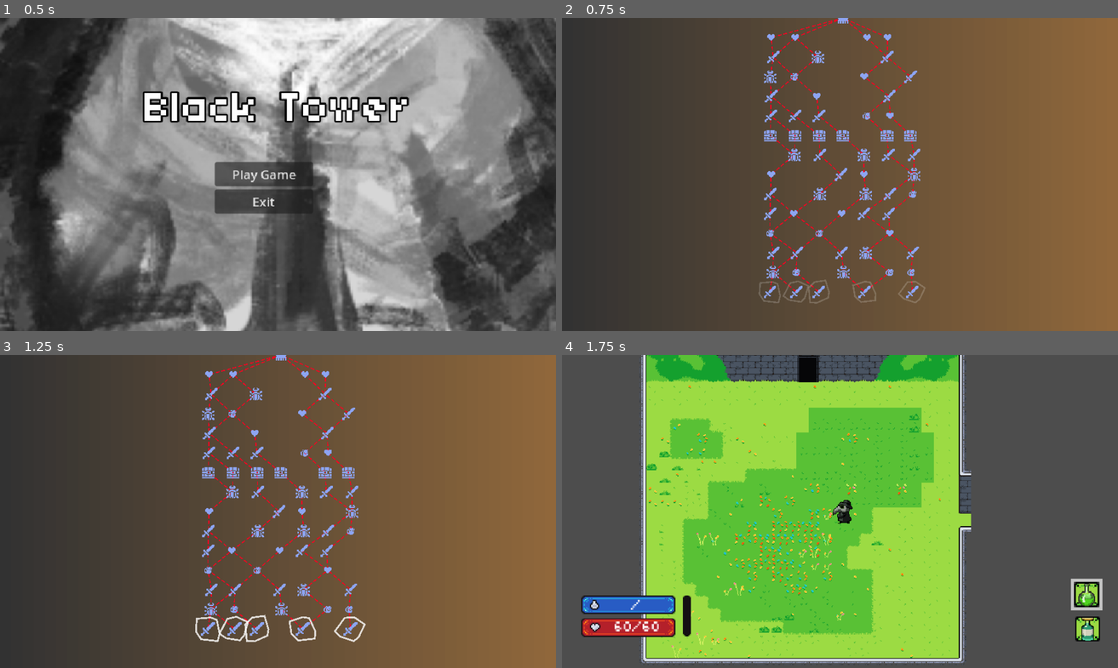
Above: before the commit, frames 1-4 (two rows, left to right).
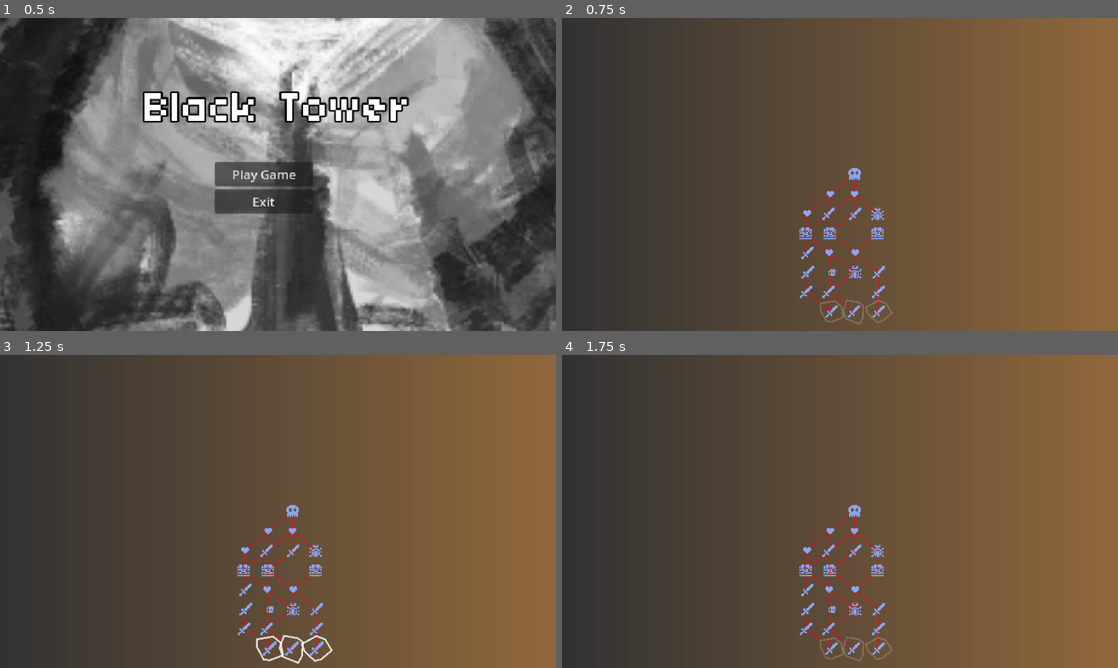
Above: after the commit, the same moments.

Repository: JohnHuber99/Black-Tower
Game: Godot game, scene res://Main_Menu/Main_Menu.tscn
Same seed, same stepped clock (60 frames per second), same inputs: the game is played once before the commit and once after it.
Inputs (mouse positions are in pixels of both pictures, inside the frame that each line leads up to):
- Up to frame 1 (0.5 s): no input
- Up to frame 2 (0.75 s): click "Play Game" at 0.5 s
- Up to frame 3 (1.25 s): no input
- Up to frame 4 (1.75 s): move the mouse to (767, 630) at 1.27 s; hold D (right) from 1.28 s (still down); click (767, 630) at 1.35 s

Frame 1 is identical in both runs. In frame 2, 4.9% of the frame differs, in the area x 35-66%, y 0-98%; in frame 3, 5.3%; in frame 4, 99%, in the area x 0-100%, y 0-100%.

Commit message:
Simplified Overworld Map

Diff:
--- a/OverWorld Map/Overworld Scripts/overworld_map.gd
+++ b/OverWorld Map/Overworld Scripts/overworld_map.gd
@@ -21,16 +21,13 @@
 	#generate_new_map()
 	#unlock_floor(0)
 
-	# Start the camera at the bottom
-	camera_2d.position.y = 200
-
 func _input(event: InputEvent) -> void:
 	if event.is_action_pressed("map_scroll_up"):
 		camera_2d.position.y -= SCROLL_SPEED
 	elif event.is_action_pressed("map_scroll_down"):
 		camera_2d.position.y += SCROLL_SPEED
 
-	camera_2d.position.y = clamp(camera_2d.position.y, -camera_edge_y + 500, 200)
+	camera_2d.position.y = clamp(camera_2d.position.y, -camera_edge_y, 200)
 
 func generate_new_map() -> void:
 	floors_climbed = 0
--- a/OverWorld Map/Overworld Scripts/overworld_map_generator.gd
+++ b/OverWorld Map/Overworld Scripts/overworld_map_generator.gd
@@ -4,8 +4,8 @@
 const X_DIST := 30
 const Y_DIST := 25
 const PLACEMENT_RANDOMNESS := 5
-const FLOORS := 15
-const MAP_WIDTH := 7
+const FLOORS := 8
+const MAP_WIDTH := 4
 const PATHS := 6
 const MONSTER_ROOM_WEIGHT := 10.0
 const SHOP_ROOM_WEIGHT := 2.5
@@ -153,12 +153,12 @@
 			room.type = Room.Type.MONSTER
 
 	#9th floor is always a treasure
-	for room: Room in map_data[8]:
+	for room: Room in map_data[4]:
 		if room.next_rooms.size() > 0:
 			room.type = Room.Type.TREASURE
 
 	#last floor before the boss is always a campfire
-	for room: Room in map_data[13]:
+	for room: Room in map_data[6]:
 		if room.next_rooms.size() > 0:
 			room.type = Room.Type.CAMPFIRE
 
